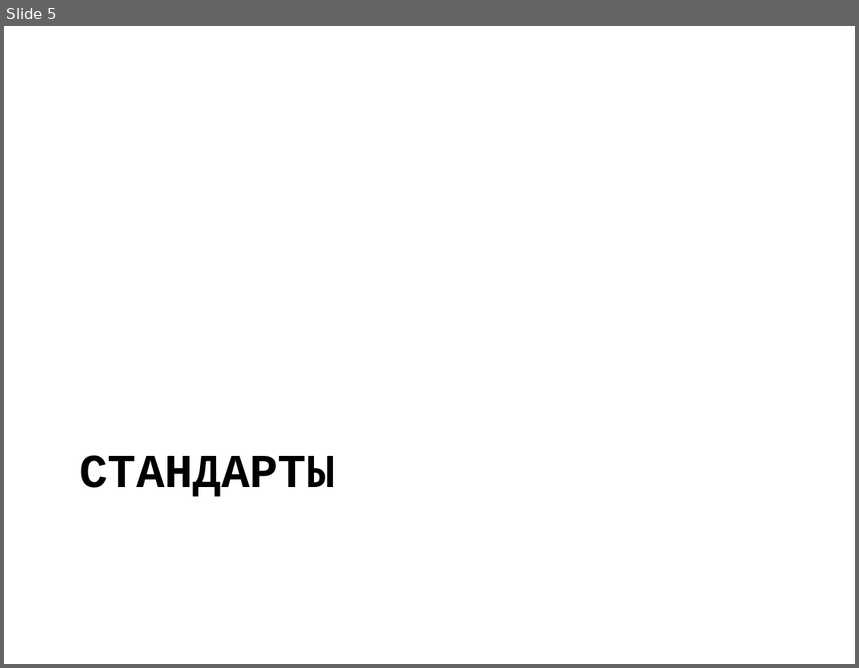
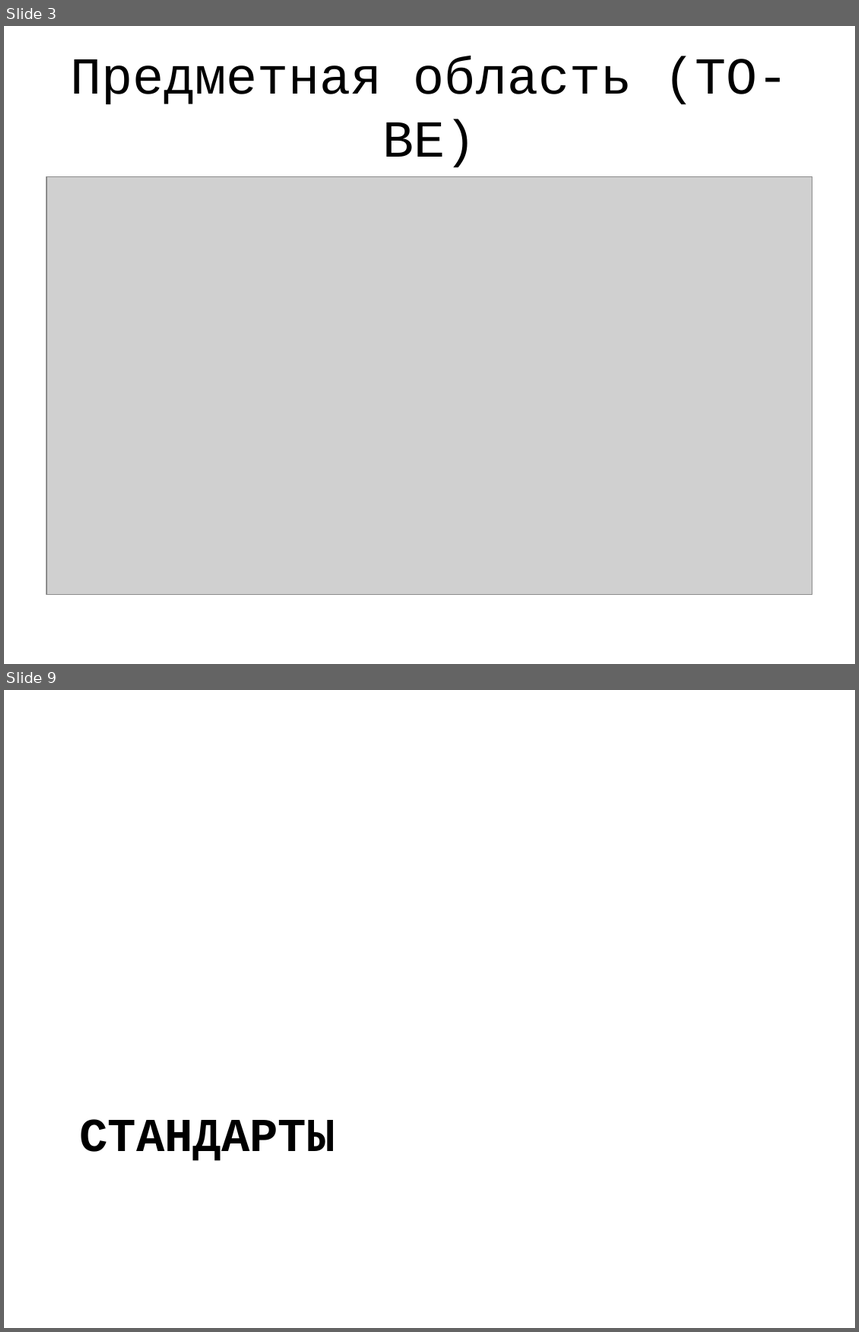
Before and after one commit to jpedraza/Health, a slide deck: Presentation/main.pptx. Shown one above the other, each under a label of ours: slide 5 before the commit, slides 3 and 9 after it; the slides between them are not shown. The pictures are 859x668 and 859x1332 pixels, drawn with LibreOffice and Linux fonts; fonts in the diff are those of the drawing; grey boxes stand for pictures. Boxes give left, top, right and bottom in pixels: in the first picture for what was removed or moved away, otherwise in the second. Text is boxed around its words. In the diff, an @@ line names an element or a change of style, - is before the commit and + after.

```diff
--- a/Presentation/main.pptx
+++ b/Presentation/main.pptx
@@ slide 3 added at (x1=4, y1=26, x2=855, y2=664), background #FFFFFF @@
@@ title added at (x1=70, y1=56, x2=788, y2=168), 44 pt, text #000000 @@
+Предметная область (TO-BE)
@@ picture added at (x1=47, y1=176, x2=813, y2=594) @@
@@ what was slide 5 is now slide 9 @@
```
Also in this commit, not shown: 6 other slides added, 3 slides removed, 3 other files.
